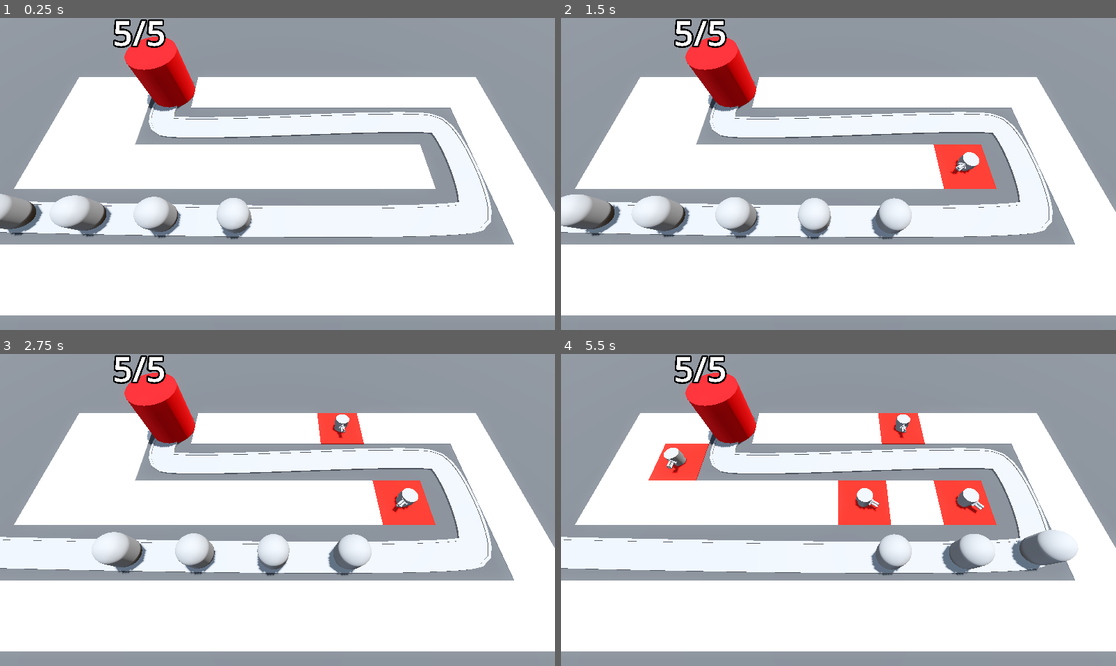
Above: before the commit, frames 1-4 (two rows, left to right).
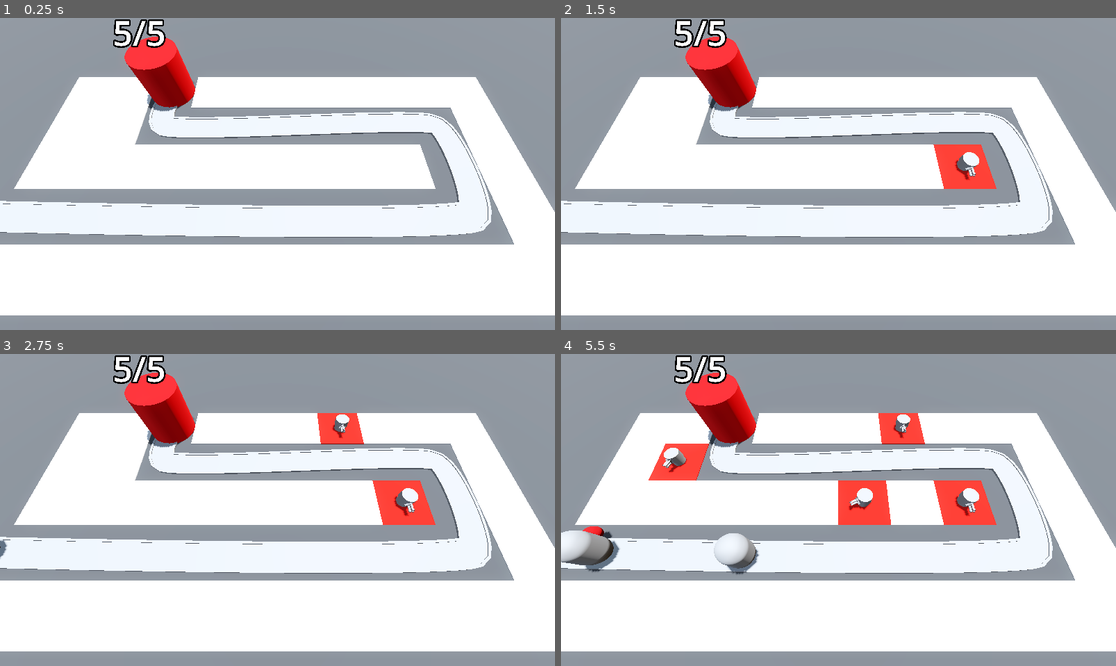
Above: after the commit, the same moments.

Repository: FabioAVSilva/Barbarian-Blaster
Game: Godot game, scene res://BaseLevel.tscn
The game is run twice, just before and just after one commit, with the same random seed, the same clock (stepped at 60 frames per second) and the same inputs.
Inputs (mouse positions are in pixels of both pictures, inside the frame that each line leads up to):
- Up to frame 1 (0.25 s): no input
- Up to frame 2 (1.5 s): move the mouse to (960, 158) at 0.52 s; press the mouse at (960, 158) at 0.53 s; move the mouse to (727, 189) at 1.27 s; release the mouse at (727, 189) at 1.28 s; click (727, 189) at 1.35 s
- Up to frame 3 (2.75 s): move the mouse to (333, 441) at 2.02 s; press the mouse at (333, 441) at 2.03 s
- Up to frame 4 (5.5 s): move the mouse to (810, 572) at 2.77 s; release the mouse at (810, 572) at 2.78 s; click (810, 572) at 2.85 s; move the mouse to (1005, 556) at 3.52 s; press the mouse at (1005, 556) at 3.53 s; move the mouse to (672, 463) at 4.27 s; release the mouse at (672, 463) at 4.28 s; click (672, 463) at 4.35 s; move the mouse to (866, 510) at 5.02 s; press the mouse at (866, 510) at 5.03 s

The runs differ from the first frame. In frame 1, 2.4% of the frame differs, in the area x 0-46%, y 56-72%; in frame 2, 3.1%; in frame 3, 2.2%; in frame 4, 3.8%, in the area x 0-94%, y 33-72%.

Commit message:
Enemies now spawn dynamically based on a timer
-Removed previously hard-spawned enemies

Diff:
--- a/BaseLevel.tscn
+++ b/BaseLevel.tscn
@@ -1,9 +1,10 @@
-[gd_scene load_steps=12 format=3 uid="uid://dxg7kq1nikc3v"]
+[gd_scene load_steps=13 format=3 uid="uid://dxg7kq1nikc3v"]
 
 [ext_resource type="PackedScene" uid="uid://c1b3pqrp0rf8u" path="res://RayPickerCamera/ray_picker_camera.tscn" id="1_knq2t"]
 [ext_resource type="MeshLibrary" uid="uid://cw1t1b8ikxqja" path="res://MeshLibraries/SpaceLibrary.tres" id="1_lvb7b"]
 [ext_resource type="PackedScene" uid="uid://cl6x2roqpx5st" path="res://Enemy/enemy.tscn" id="2_5x8ra"]
 [ext_resource type="PackedScene" uid="uid://stafny5k8dbo" path="res://Base/base.tscn" id="3_o2j4u"]
+[ext_resource type="Script" uid="uid://cgk7rikhngywd" path="res://enemy_path.gd" id="3_ufkdr"]
 [ext_resource type="Script" uid="uid://25dpid0jw2bk" path="res://turret_manager.gd" id="5_cwwxe"]
 [ext_resource type="PackedScene" uid="uid://edp7mwao1kjr" path="res://Turret/turret.tscn" id="6_ufkdr"]
 
@@ -57,10 +58,12 @@
 "cells": PackedInt32Array(65535, 65534, 0, 65535, 2, 0, 65531, 65535, 0, 3, 65534, 0, 2, 65534, 0, 65534, 2, 0, 65533,  …(306 unchanged characters)…
 }
 
-[node name="Path3D" type="Path3D" parent="."]
+[node name="EnemyPath" type="Path3D" parent="."]
 curve = SubResource("Curve3D_lvb7b")
+script = ExtResource("3_ufkdr")
+enemy_sceme = ExtResource("2_5x8ra")
 
-[node name="Road" type="CSGPolygon3D" parent="Path3D"]
+[node name="Road" type="CSGPolygon3D" parent="EnemyPath"]
 polygon = PackedVector2Array(-1, 0, -1, 0.1, 1, 0.1, 1, 0)
 mode = 2
 path_node = NodePath("..")
@@ -74,7 +77,7 @@
 path_u_distance = 1.0
 path_joined = false
 
-[node name="LeftEdge" type="CSGPolygon3D" parent="Path3D"]
+[node name="LeftEdge" type="CSGPolygon3D" parent="EnemyPath"]
 polygon = PackedVector2Array(-1.1, 0, -1.1, 0.15, -0.9, 0.15, -0.9, 0)
 mode = 2
 path_node = NodePath("..")
@@ -88,7 +91,7 @@
 path_u_distance = 1.0
 path_joined = false
 
-[node name="RightEdge" type="CSGPolygon3D" parent="Path3D"]
+[node name="RightEdge" type="CSGPolygon3D" parent="EnemyPath"]
 polygon = PackedVector2Array(0.9, 0, 0.9, 0.15, 1.1, 0.15, 1.1, 0)
 mode = 2
 path_node = NodePath("..")
@@ -102,24 +105,9 @@
 path_u_distance = 1.0
 path_joined = false
 
-[node name="Enemy" parent="Path3D" instance=ExtResource("2_5x8ra")]
-transform = Transform3D(-4.37104e-08, 0, -0.999977, 0, 1, 0, 0.999977, 0, -4.37104e-08, -24, 0, 6)
-
-[node name="Enemy2" parent="Path3D" instance=ExtResource("2_5x8ra")]
-transform = Transform3D(-0.0228826, 0, -0.999715, 0, 1, 0, 0.999715, 0, -0.0228826, -19.0015, 0, 6.12254)
-progress = 5.0
-
-[node name="Enemy3" parent="Path3D" instance=ExtResource("2_5x8ra")]
-transform = Transform3D(-0.0199005, 0, -0.999779, 0, 1, 0, 0.999779, 0, -0.0199005, -14.0027, 0, 6.22958)
-progress = 10.0
-
-[node name="Enemy4" parent="Path3D" instance=ExtResource("2_5x8ra")]
-transform = Transform3D(-0.0164479, 0, -0.999842, 0, 1, 0, 0.999842, 0, -0.0164479, -9.0035, 0, 6.32076)
-progress = 15.0
-
-[node name="Enemy5" parent="Path3D" instance=ExtResource("2_5x8ra")]
-transform = Transform3D(-0.011949, 0, -0.999906, 0, 1, 0, 0.999906, 0, -0.011949, -4.004, 0, 6.39235)
-progress = 20.0
+[node name="Timer" type="Timer" parent="EnemyPath"]
+wait_time = 2.0
+autostart = true
 
 [node name="Base" parent="." instance=ExtResource("3_o2j4u")]
 transform = Transform3D(1, 0, 0, 0, 1, 0, 0, 0, 1, -10, 2, -6)
@@ -127,4 +115,6 @@
 [node name="TurretManager" type="Node3D" parent="." node_paths=PackedStringArray("enemy_path")]
 script = ExtResource("5_cwwxe")
 turret = ExtResource("6_ufkdr")
-enemy_path = NodePath("../Path3D")
+enemy_path = NodePath("../EnemyPath")
+
+[connection signal="timeout" from="EnemyPath/Timer" to="EnemyPath" method="spawn_enemy"]
--- a/Enemy/enemy.tscn
+++ b/Enemy/enemy.tscn
@@ -14,6 +14,21 @@
 radius = 1.0
 height = 3.0
 
+[sub_resource type="Animation" id="Animation_am0pq"]
+length = 0.001
+tracks/0/type = "value"
+tracks/0/imported = false
+tracks/0/enabled = true
+tracks/0/path = NodePath("DamageHighlight:visible")
+tracks/0/interp = 1
+tracks/0/loop_wrap = true
+tracks/0/keys = {
+"times": PackedFloat32Array(0),
+"transitions": PackedFloat32Array(1),
+"update": 1,
+"values": [false]
+}
+
 [sub_resource type="Animation" id="Animation_px1sc"]
 resource_name = "TakeDamage"
 length = 0.1
@@ -28,21 +43,6 @@
 "transitions": PackedFloat32Array(1, 1),
 "update": 1,
 "values": [true, false]
-}
-
-[sub_resource type="Animation" id="Animation_am0pq"]
-length = 0.001
-tracks/0/type = "value"
-tracks/0/imported = false
-tracks/0/enabled = true
-tracks/0/path = NodePath("DamageHighlight:visible")
-tracks/0/interp = 1
-tracks/0/loop_wrap = true
-tracks/0/keys = {
-"times": PackedFloat32Array(0),
-"transitions": PackedFloat32Array(1),
-"update": 1,
-"values": [false]
 }
 
 [sub_resource type="AnimationLibrary" id="AnimationLibrary_eqilm"]
--- a/Turret/turret.tscn
+++ b/Turret/turret.tscn
@@ -23,6 +23,33 @@
 top_radius = 0.1
 bottom_radius = 0.1
 height = 0.05
+
+[sub_resource type="Animation" id="Animation_ttsi1"]
+length = 0.001
+tracks/0/type = "value"
+tracks/0/imported = false
+tracks/0/enabled = true
+tracks/0/path = NodePath("TurretBase/TurretTop/Node3D/TurretTriangleBarrelBase:position")
+tracks/0/interp = 1
+tracks/0/loop_wrap = true
+tracks/0/keys = {
+"times": PackedFloat32Array(0),
+"transitions": PackedFloat32Array(1),
+"update": 0,
+"values": [Vector3(0, 0.08, -0.2)]
+}
+tracks/1/type = "value"
+tracks/1/imported = false
+tracks/1/enabled = true
+tracks/1/path = NodePath("TurretBase/TurretTop/Node3D:rotation")
+tracks/1/interp = 1
+tracks/1/loop_wrap = true
+tracks/1/keys = {
+"times": PackedFloat32Array(0),
+"transitions": PackedFloat32Array(1),
+"update": 0,
+"values": [Vector3(0, 0, 0)]
+}
 
 [sub_resource type="Animation" id="Animation_djkev"]
 resource_name = "fire"
@@ -50,33 +77,6 @@
 "transitions": PackedFloat32Array(1, 1, 0.148651),
 "update": 0,
 "values": [Vector3(0, 0, 0), Vector3(0, 0, 4.18879), Vector3(0, 0, 6.28319)]
-}
-
-[sub_resource type="Animation" id="Animation_ttsi1"]
-length = 0.001
-tracks/0/type = "value"
-tracks/0/imported = false
-tracks/0/enabled = true
-tracks/0/path = NodePath("TurretBase/TurretTop/Node3D/TurretTriangleBarrelBase:position")
-tracks/0/interp = 1
-tracks/0/loop_wrap = true
-tracks/0/keys = {
-"times": PackedFloat32Array(0),
-"transitions": PackedFloat32Array(1),
-"update": 0,
-"values": [Vector3(0, 0.08, -0.2)]
-}
-tracks/1/type = "value"
-tracks/1/imported = false
-tracks/1/enabled = true
-tracks/1/path = NodePath("TurretBase/TurretTop/Node3D:rotation")
-tracks/1/interp = 1
-tracks/1/loop_wrap = true
-tracks/1/keys = {
-"times": PackedFloat32Array(0),
-"transitions": PackedFloat32Array(1),
-"update": 0,
-"values": [Vector3(0, 0, 0)]
 }
 
 [sub_resource type="AnimationLibrary" id="AnimationLibrary_r754r"]
--- /dev/null
+++ b/enemy_path.gd
@@ -0,0 +1,8 @@
+extends Path3D
+
+@export var enemy_sceme: PackedScene
+
+
+func spawn_enemy() -> void:
+	var new_enemy = enemy_sceme.instantiate()
+	add_child(new_enemy)
Not shown, added: enemy_path.gd.uid
